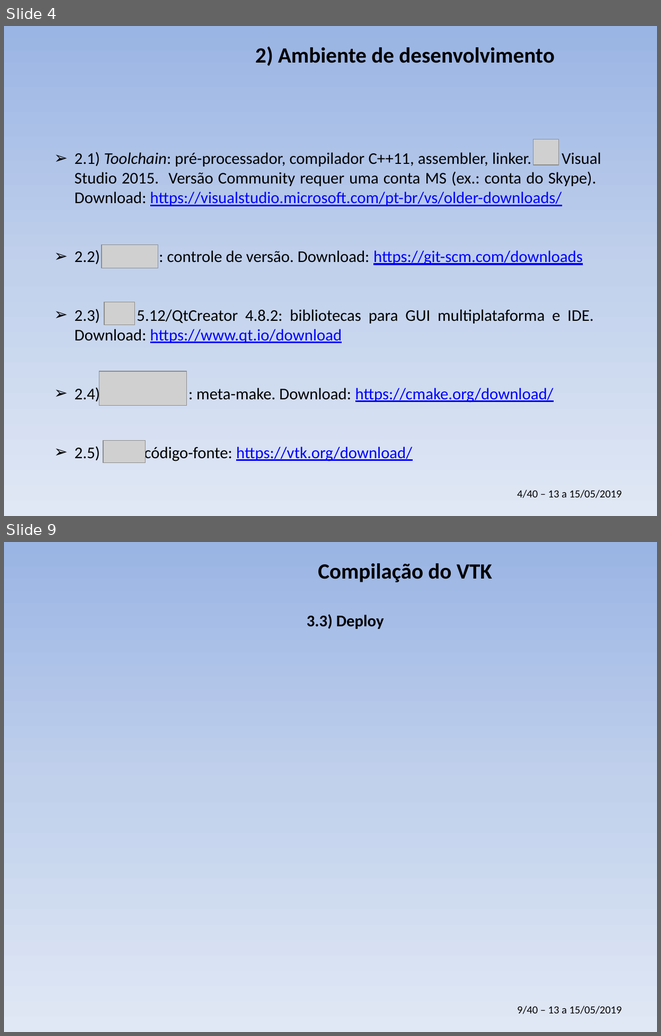
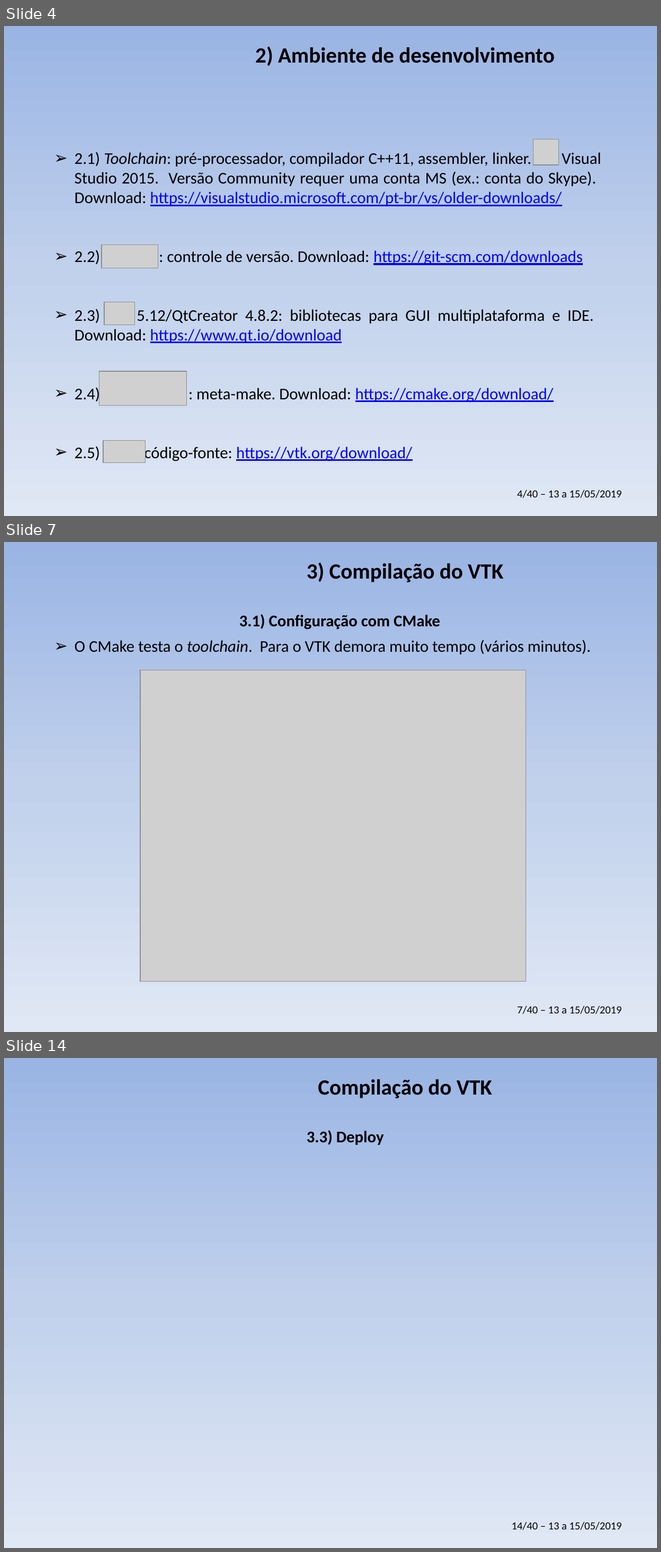
Before and after one commit to PauloCarvalhoRJ/cursoVTKgeo, a slide deck: aulas_3dias/slides_3dias.pptx. Shown one above the other, each under a label of ours: slides 4 and 9 before the commit, slides 4, 7 and 14 after it; the slides between them are not shown. The pictures are 661x1036 and 661x1552 pixels, drawn with LibreOffice and Linux fonts; fonts in the diff are those of the drawing; grey boxes stand for pictures; background and template pictures are left out. Boxes give left, top, right and bottom in pixels: in the first picture for what was removed or moved away, otherwise in the second. Text is boxed around its words. In the diff, an @@ line names an element or a change of style, - is before the commit and + after.

```diff
--- a/aulas_3dias/slides_3dias.pptx
+++ b/aulas_3dias/slides_3dias.pptx
@@ slide 7 added at bbox=[4, 542, 657, 1032], background gradient #9AB5E4 to #C2D1ED to #E1E8F5; not listed: 1 template element that a slide beside it also shows @@
@@ title added at bbox=[307, 562, 503, 582], 24 pt, text #000000, bold @@
+3) Compilação do VTK
@@ text added at bbox=[239, 614, 440, 629], 18 pt, text #000000, bold @@
+3.1) Configuração com CMake
@@ text added at bbox=[74, 640, 591, 654], 18 pt, text #000000 @@
+➢ O CMake testa o toolchain. Para o VTK demora muito tempo (vários minutos).
@@ picture added at bbox=[140, 670, 527, 981] @@
@@ what was slide 9 is now slide 14 @@
@@ text at bbox=[512, 1521, 621, 1530]: text changed @@
-9/40 – 13 a 15/05/2019
+14/40 – 13 a 15/05/2019
```
Also in this commit, not shown: 4 slides changed, 4 other slides added.
